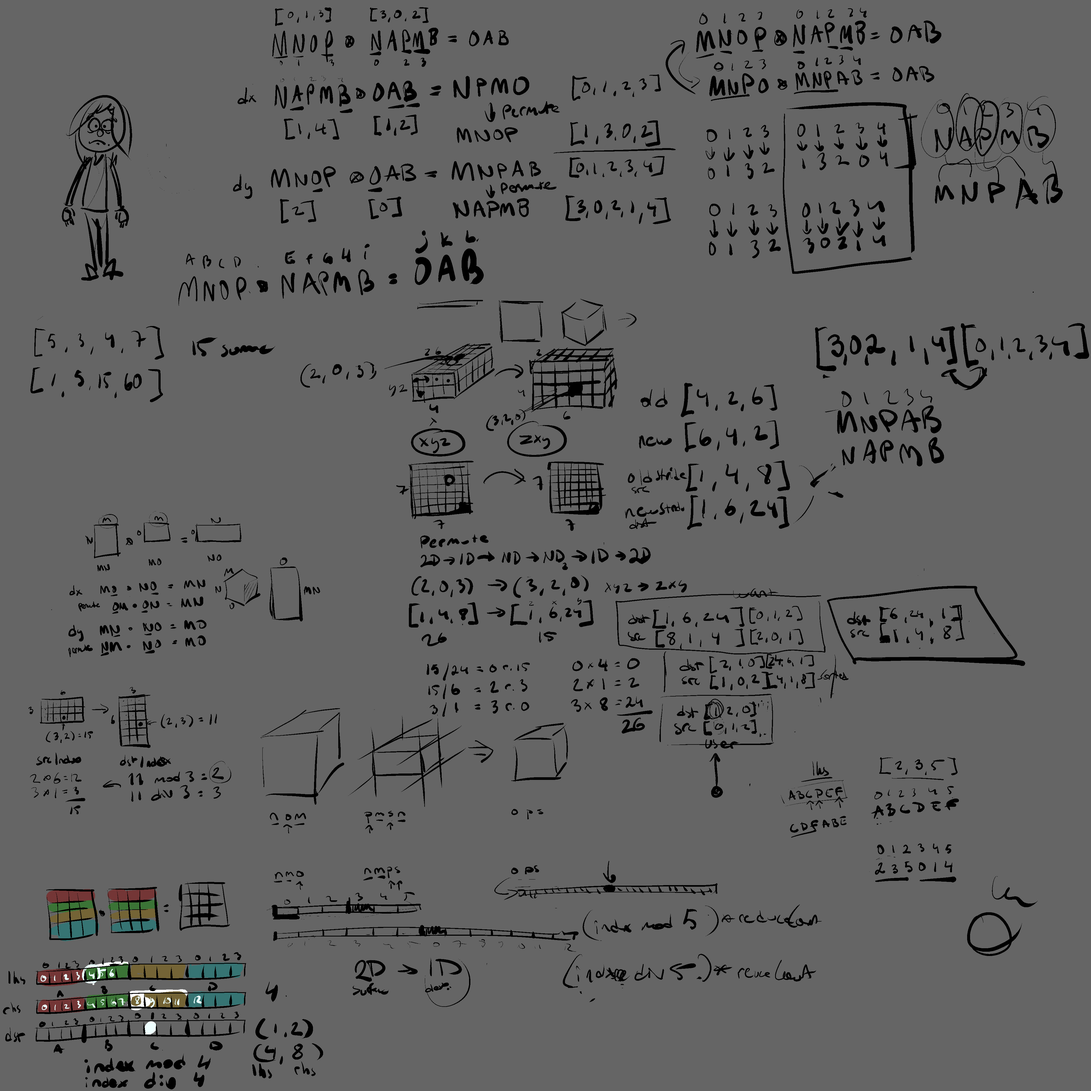
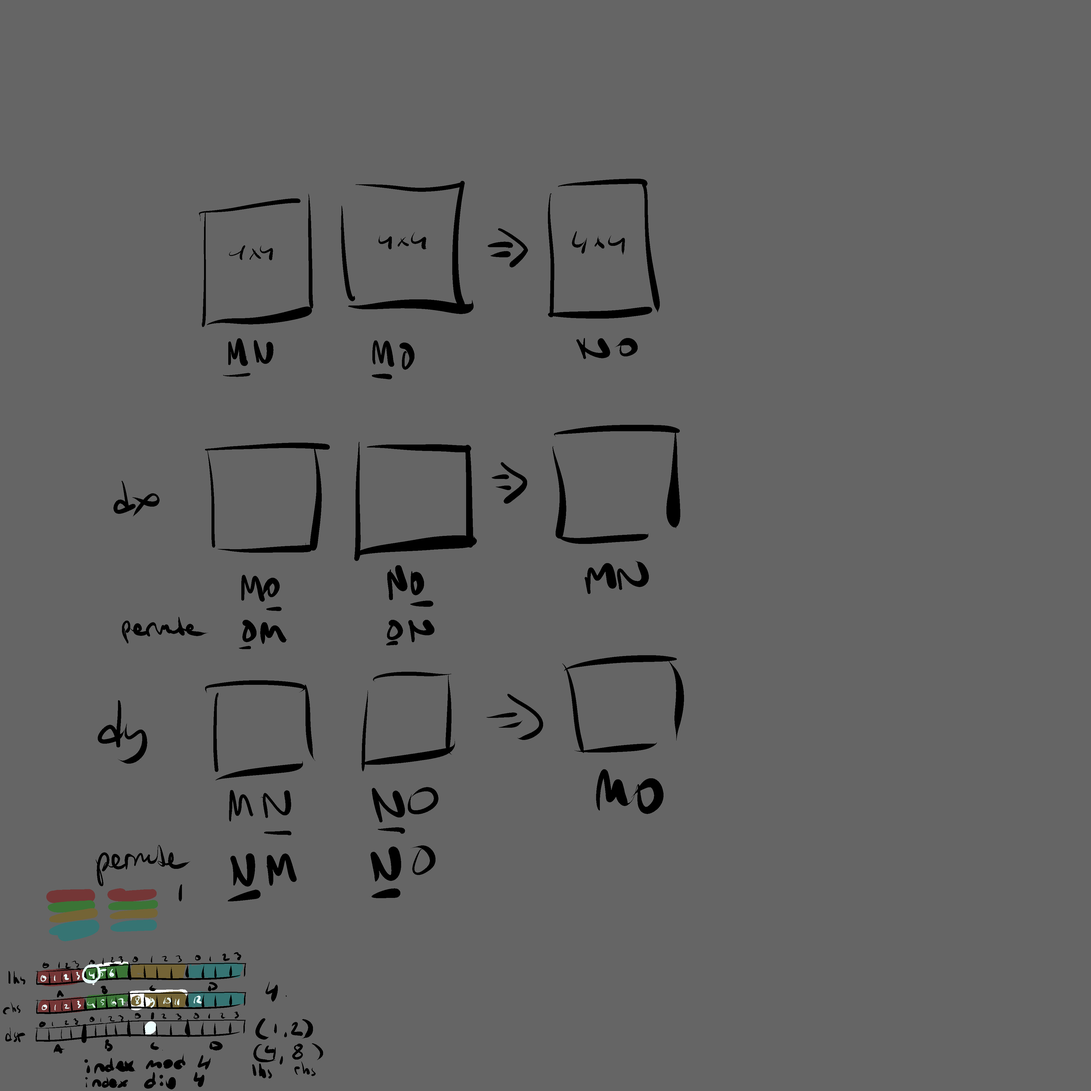
The second 1091 x 1091 image is a revision of the first. Changes to its layers:
painted on "Paint Layer 15" over box(85, 170, 700, 904)
hid "Paint Layer 17" over box(28, 7, 1090, 1008)
